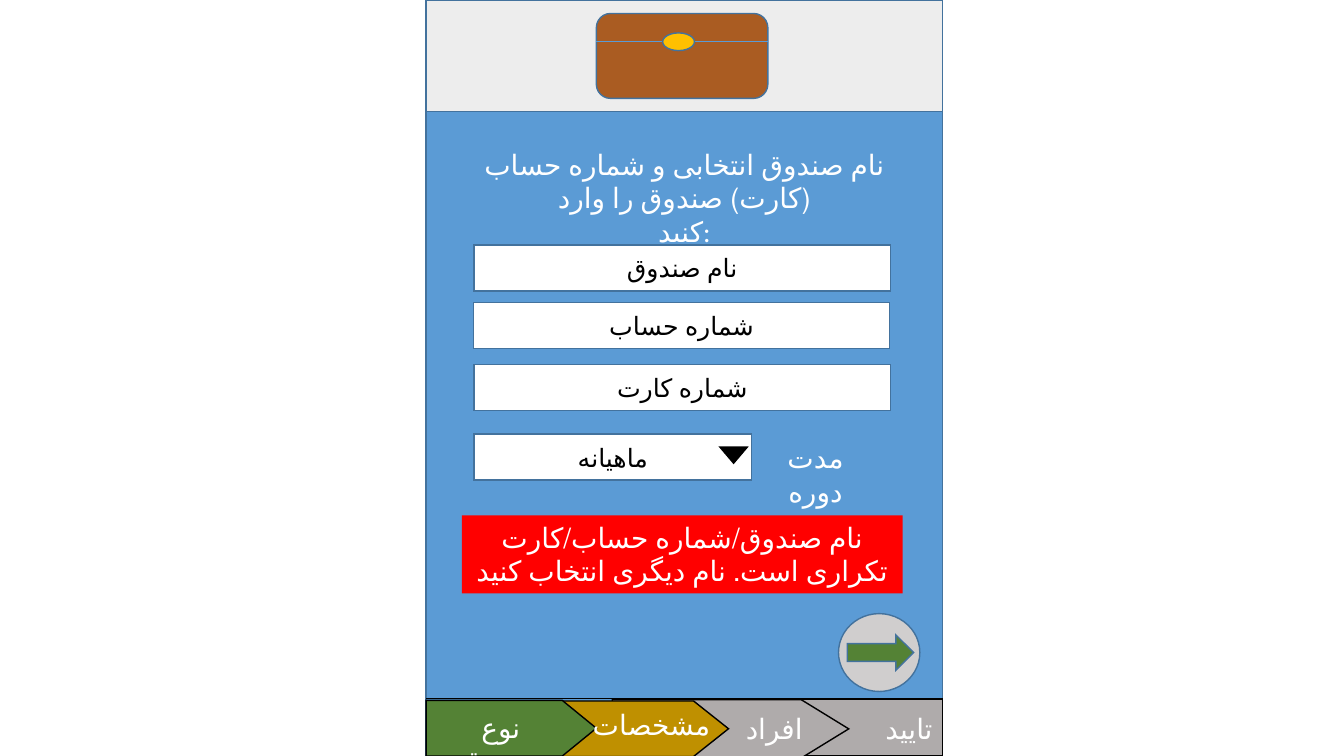
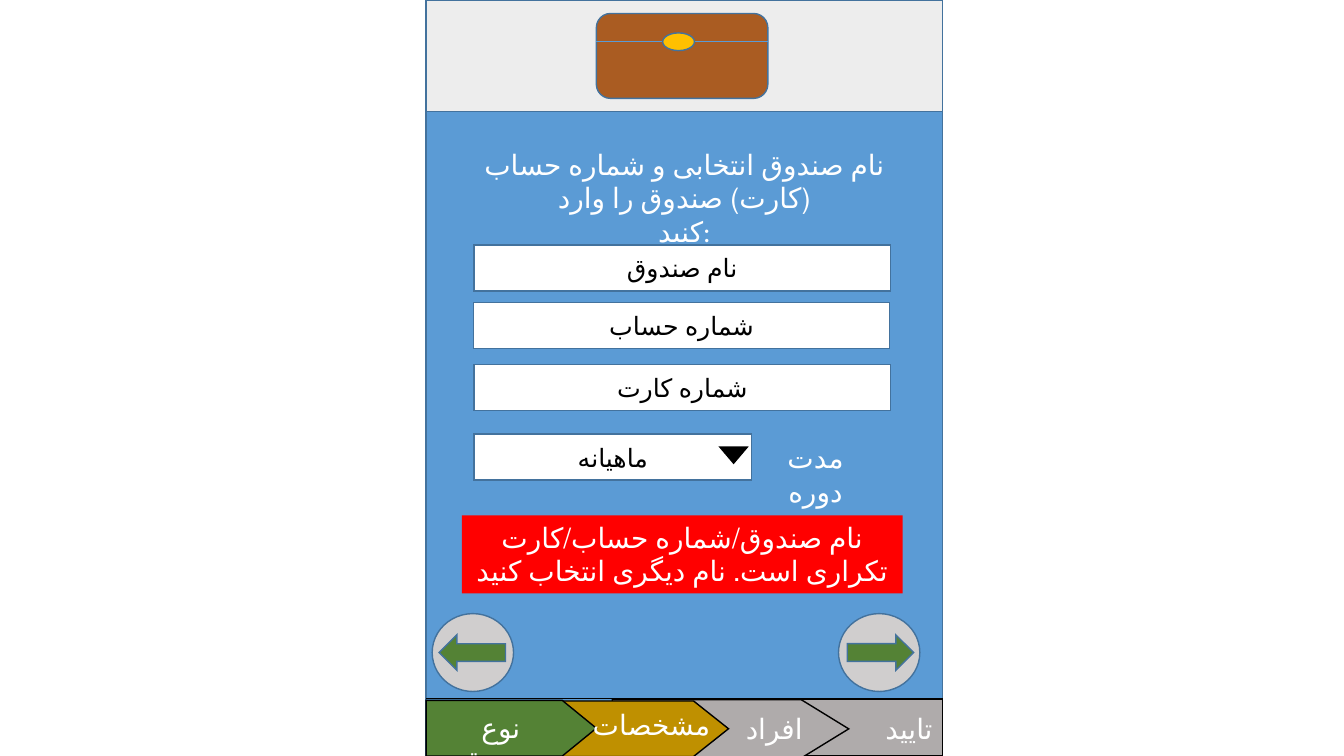
Before and after one commit to zknazanin/Sandoogh, a slide deck: slide 5 of prototype.pptx. Drawn at 1344x756 pixels with LibreOffice and Linux fonts; fonts in the diff are those of the drawing. Boxes give left, top, right and bottom in pixels: in the first picture for what was removed or moved away, otherwise in the second. Text is boxed around its words. In the diff, an @@ line names an element or a change of style, - is before the commit and + after.

Commit message:
باگ رفع شد :دی

```diff
--- a/prototype.pptx
+++ b/prototype.pptx
@@ ellipse added at [433,614,514,692], fill #D0CECE, outline #43739E 1 pt @@
@@ right arrow added at [440,635,506,670], fill #548235, outline #43739E 1 pt @@
```
Also in this commit, not shown: 3 other slides changed.
